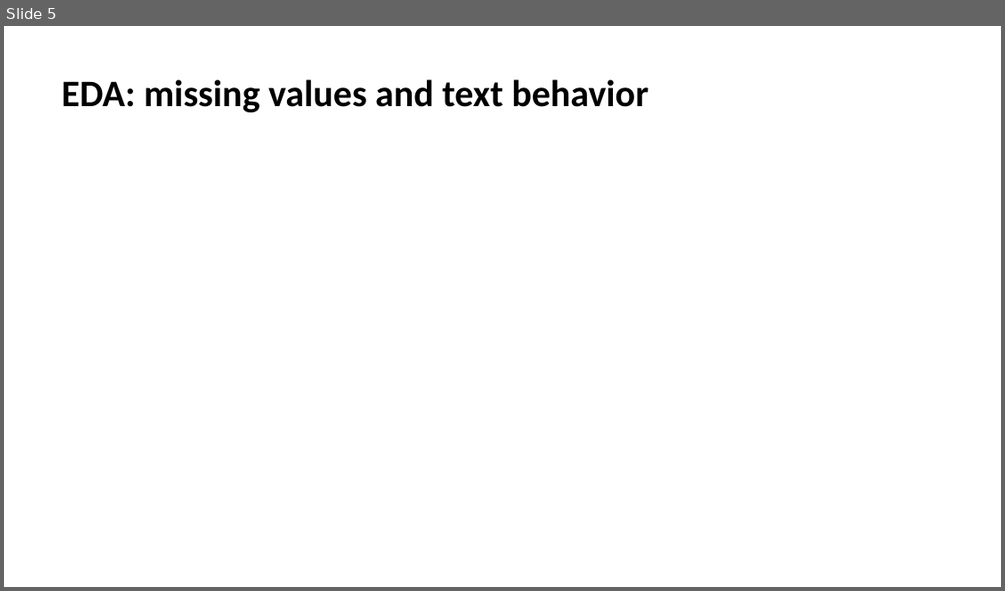
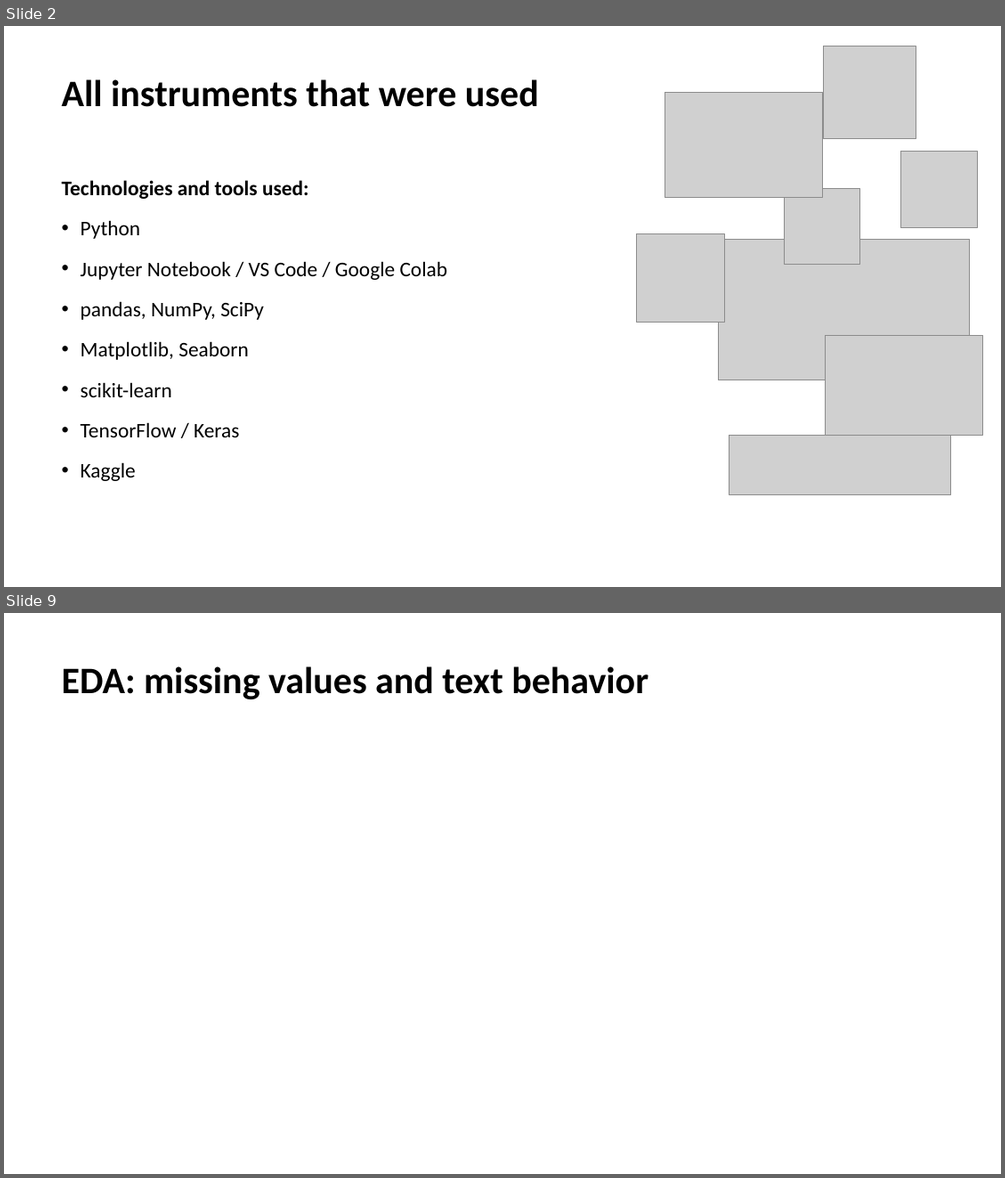
Before and after one commit to dariaproniakova/danit_final_project, a slide deck: presentation/Presentation_project.pptx. Shown one above the other, each under a label of ours: slide 5 before the commit, slides 2 and 9 after it; the slides between them are not shown. The pictures are 1005x591 and 1005x1178 pixels, drawn with LibreOffice and Linux fonts; fonts in the diff are those of the drawing; grey boxes stand for pictures. Boxes give left, top, right and bottom in pixels: in the first picture for what was removed or moved away, otherwise in the second. Text is boxed around its words. In the diff, an @@ line names an element or a change of style, - is before the commit and + after.

```diff
--- a/presentation/Presentation_project.pptx
+++ b/presentation/Presentation_project.pptx
@@ slide 2 added at [4,26,1001,587], background #FFFFFF @@
@@ picture added at [824,46,916,139] @@
@@ title added at [62,79,539,107], 36 pt, text #000000, bold @@
+All instruments that were used
@@ picture added at [665,93,823,197] @@
@@ picture added at [900,151,977,227] @@
@@ text added at [62,180,448,481], 20 pt, text #000000 @@
+Technologies and tools used:
+• Python
+• Jupyter Notebook / VS Code / Google Colab
+• pandas, NumPy, SciPy
+• Matplotlib, Seaborn
+• scikit-learn
+• TensorFlow / Keras
+• Kaggle
@@ picture added at [785,188,860,264] @@
@@ picture added at [637,233,725,321] @@
@@ picture added at [718,239,969,379] @@
@@ picture added at [825,335,983,435] @@
@@ picture added at [728,435,951,494] @@
@@ what was slide 5 is now slide 9 @@
```
Also in this commit, not shown: 2 slides changed, 5 other slides added, 1 slide removed, 2 other files.
